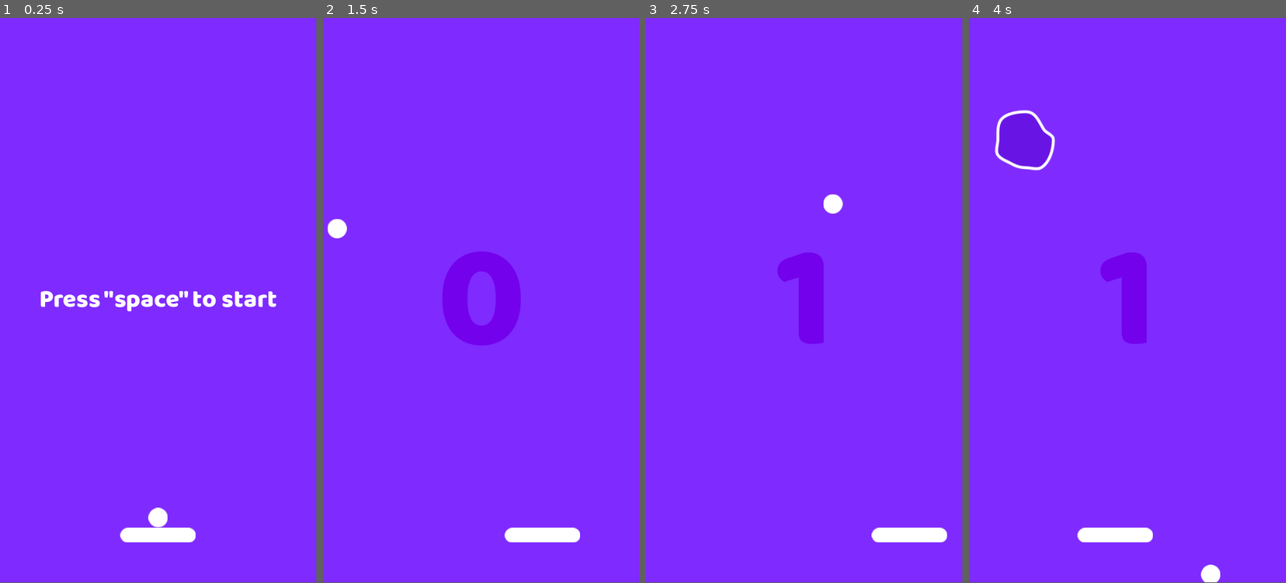
Above: before the commit, frames 1-4 (left to right).
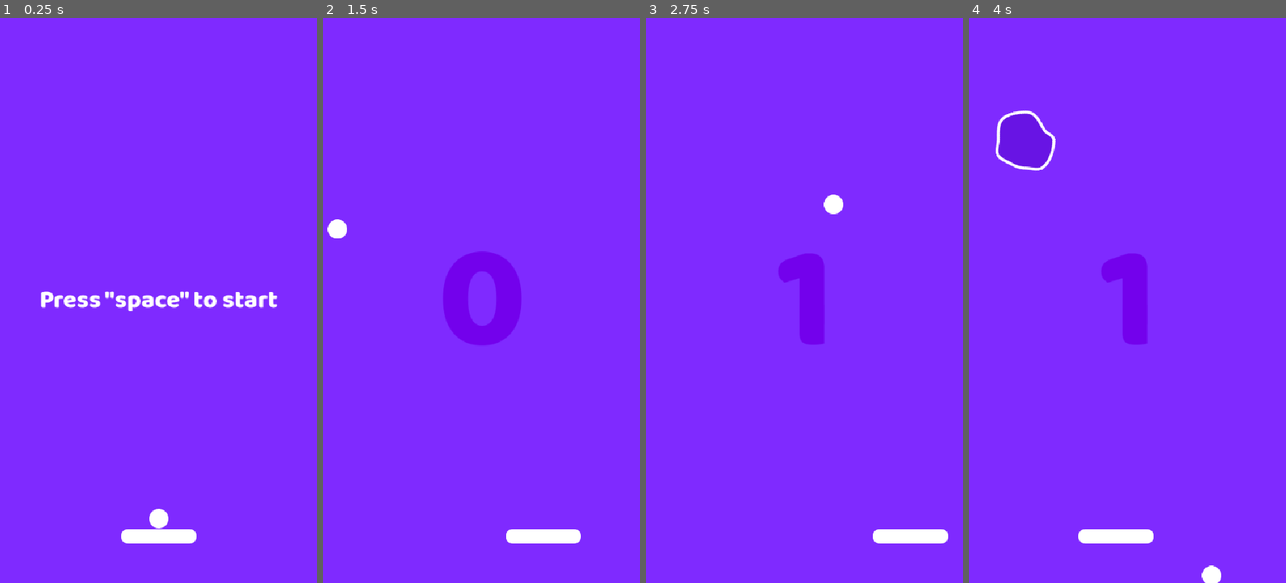
Above: after the commit, the same moments.

Repository: woliveiras/space-pong
Game: Godot game, scene res://Scenes/game.tscn
The game is run twice, just before and just after one commit, with the same random seed, the same clock (stepped at 60 frames per second) and the same inputs. Sound files missing from this copy of the repository are replaced by a short silence.
Inputs:
- Up to frame 1 (0.25 s): no input
- Up to frame 2 (1.5 s): tap Space (Start) at 0.5, 1.35 s; hold Right (MoveRight) 0.53-1.28 s; hold Space (Start) 0.53-1.28 s; hold Left (MoveLeft) from 1.28 s (still down)
- Up to frame 3 (2.75 s): release Left (MoveLeft) at 2.03 s; hold Right (MoveRight) from 2.03 s (still down); hold Space (Start) from 2.03 s (still down)
- Up to frame 4 (4 s): release Space (Start) at 2.78 s; tap Space (Start) at 2.85 s; release Right (MoveRight) at 3.53 s; hold Left (MoveLeft) from 3.53 s (still down); hold Space (Start) from 3.53 s (still down)
In our replay, the window is 449x799 before the commit and 450x800 after it. These sizes can differ from the game's own. Grey fills any space a smaller window leaves; there, only what the larger window draws over its background counts as a difference.

The runs differ from the first frame. In frame 1, 0.9% of the frame differs, in the area x 12-88%, y 48-93%; in frame 2, 0.2%; in frame 3, 0.3%; in frame 4, 0.5%.

Commit message:
feat: export web version

Diff:
--- a/project.godot
+++ b/project.godot
@@ -19,6 +19,9 @@
 
 window/size/viewport_width=540
 window/size/viewport_height=960
+window/size/initial_position_type=0
+window/stretch/mode="canvas_items"
+window/stretch/aspect="expand"
 window/handheld/orientation=1
 
 [input]
Not shown, changed: export_presets.cfg
